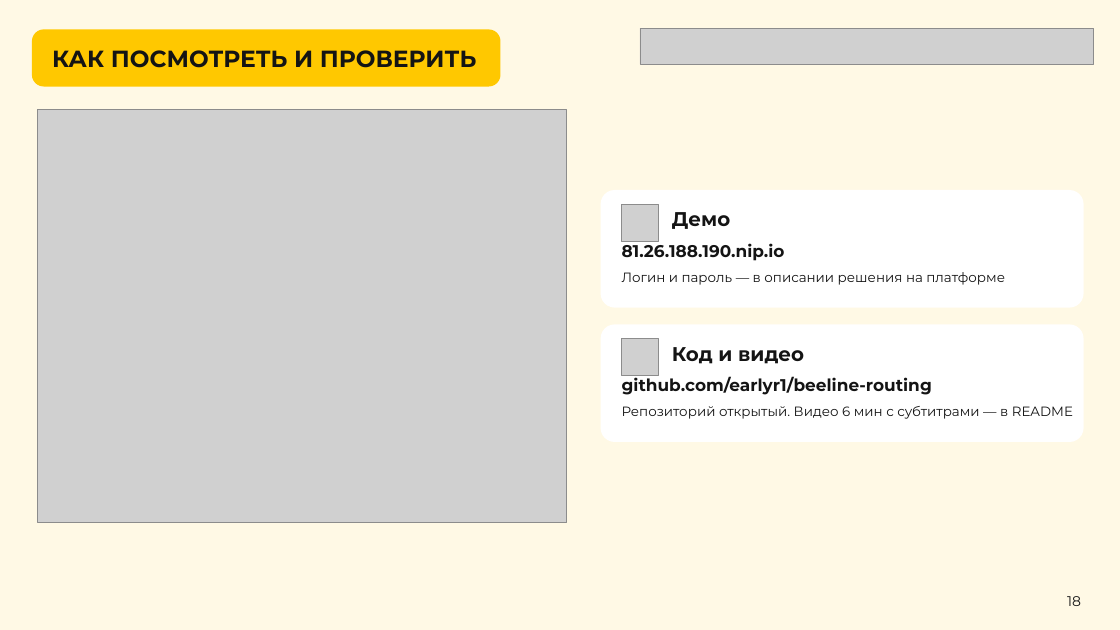
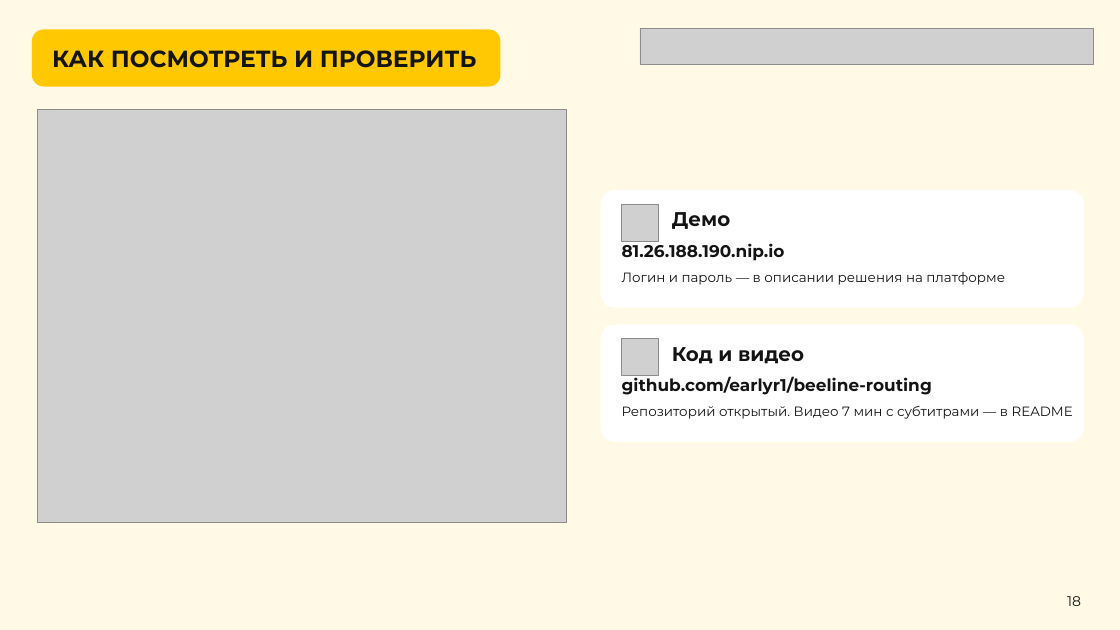
Before and after one commit to earlyr1/beeline-routing, a slide deck: slide 18 of ЛЦТ2026_Презентация_верные_обязательные_слайды.pptx. Drawn at 1120x630 pixels with LibreOffice and Linux fonts; fonts in the diff are those of the drawing; grey boxes stand for pictures. Boxes give left, top, right and bottom in pixels: in the first picture for what was removed or moved away, otherwise in the second. Text is boxed around its words. In the diff, an @@ line names an element or a change of style, - is before the commit and + after.

```diff
--- a/ЛЦТ2026_Презентация_верные_обязательные_слайды.pptx
+++ b/ЛЦТ2026_Презентация_верные_обязательные_слайды.pptx
@@ text at [622, 406, 1073, 419]: text changed @@
-Репозиторий открытый. Видео 6 мин с субтитрами — в README
+Репозиторий открытый. Видео 7 мин с субтитрами — в README
```
Also in this commit, not shown: 3 other files.
